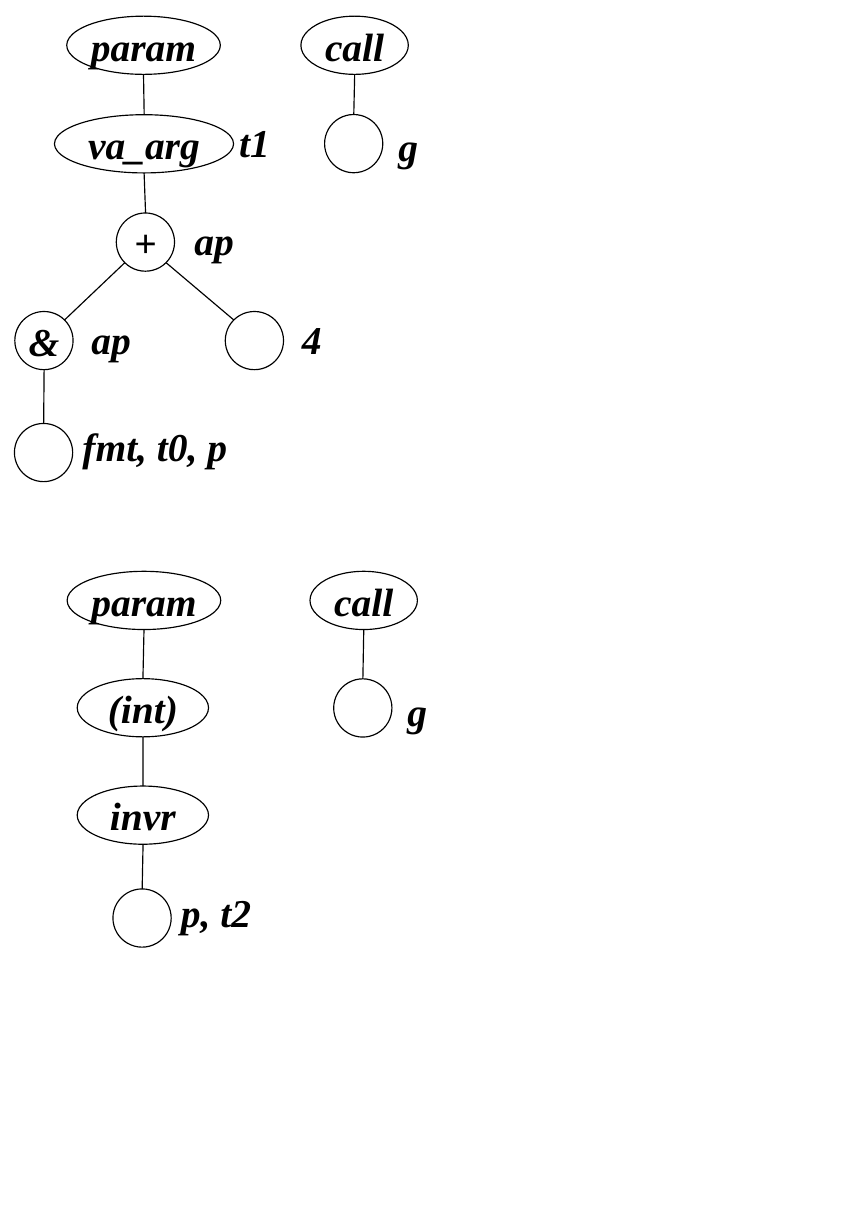
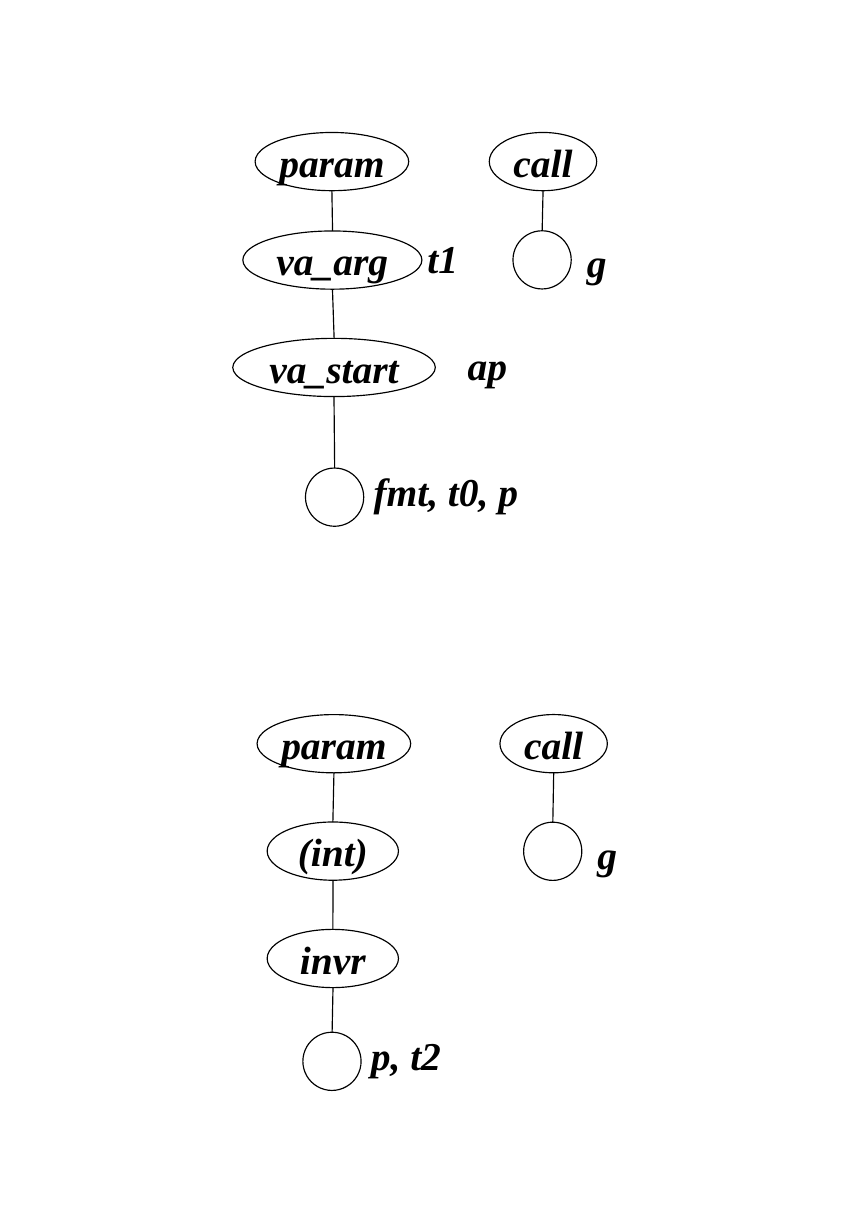
Before and after one commit to KeiHasegawa/hcc1_doc, a slide deck: slide 1 of opt046.ppt. Drawn at 853x1232 pixels with LibreOffice and Linux fonts; fonts in the diff are those of the drawing. Boxes give left, top, right and bottom in pixels: in the first picture for what was removed or moved away, otherwise in the second. Text is boxed around its words. In the diff, an @@ line names an element or a change of style, - is before the commit and + after.

```diff
--- a/opt046.ppt
+++ b/opt046.ppt
@@ line removed from (143, 74) to (144, 115) @@
@@ ellipse removed at (x1=324, y1=115, x2=382, y2=173) @@
@@ line moved from (355, 74) - (354, 115) to (332, 191) - (332, 231) @@
@@ line moved from (144, 173) - (146, 213) to (543, 191) - (543, 231) @@
@@ 3 ellipses, 2 frees moved together from (x1=55, y1=16, x2=433, y2=173) to (x1=243, y1=132, x2=621, y2=289) @@
@@ ellipse moved from (x1=15, y1=423, x2=73, y2=481) to (x1=513, y1=231, x2=571, y2=289) @@
@@ line removed from (65, 320) to (125, 263) @@
@@ line removed from (234, 320) to (166, 263) @@
@@ line moved from (43, 423) - (44, 370) to (332, 289) - (334, 339) @@
@@ free removed at (x1=77, y1=312, x2=126, y2=365) @@
-ap
@@ ellipse removed at (x1=225, y1=312, x2=283, y2=370) @@
@@ free removed at (x1=288, y1=312, x2=337, y2=365) @@
-4
@@ ellipse added at (x1=233, y1=339, x2=436, y2=397), outline #000000 0.74 pt, 25 pt, text #000000, bold, italic @@
+va_start
@@ free "ap" moved from (x1=180, y1=213, x2=229, y2=266) to (x1=454, y1=339, x2=503, y2=392) @@
@@ line added from (334, 469) to (334, 397), #000000 0.74 pt @@
@@ ellipse moved from (x1=333, y1=679, x2=391, y2=737) to (x1=306, y1=469, x2=364, y2=527) @@
@@ free "fmt, t0, p" moved from (x1=68, y1=420, x2=117, y2=473) to (x1=359, y1=464, x2=408, y2=517) @@
@@ line moved from (364, 630) - (363, 679) to (334, 773) - (333, 822) @@
@@ line moved from (144, 630) - (143, 679) to (554, 773) - (553, 822) @@
@@ text in ellipse at (x1=523, y1=822, x2=581, y2=880): text removed @@
-&
@@ ellipse moved from (x1=15, y1=312, x2=73, y2=370) to (x1=523, y1=822, x2=581, y2=880) @@
@@ ellipse removed at (x1=113, y1=889, x2=171, y2=947) @@
@@ 4 ellipses, 2 frees, 2 lines moved together from (x1=67, y1=571, x2=442, y2=938) to (x1=257, y1=714, x2=632, y2=1082) @@
@@ text in ellipse at (x1=303, y1=1033, x2=361, y2=1091): text removed @@
-+
@@ ellipse moved from (x1=116, y1=213, x2=174, y2=271) to (x1=303, y1=1033, x2=361, y2=1091) @@
```
Also in this commit, not shown: 25 other files.
